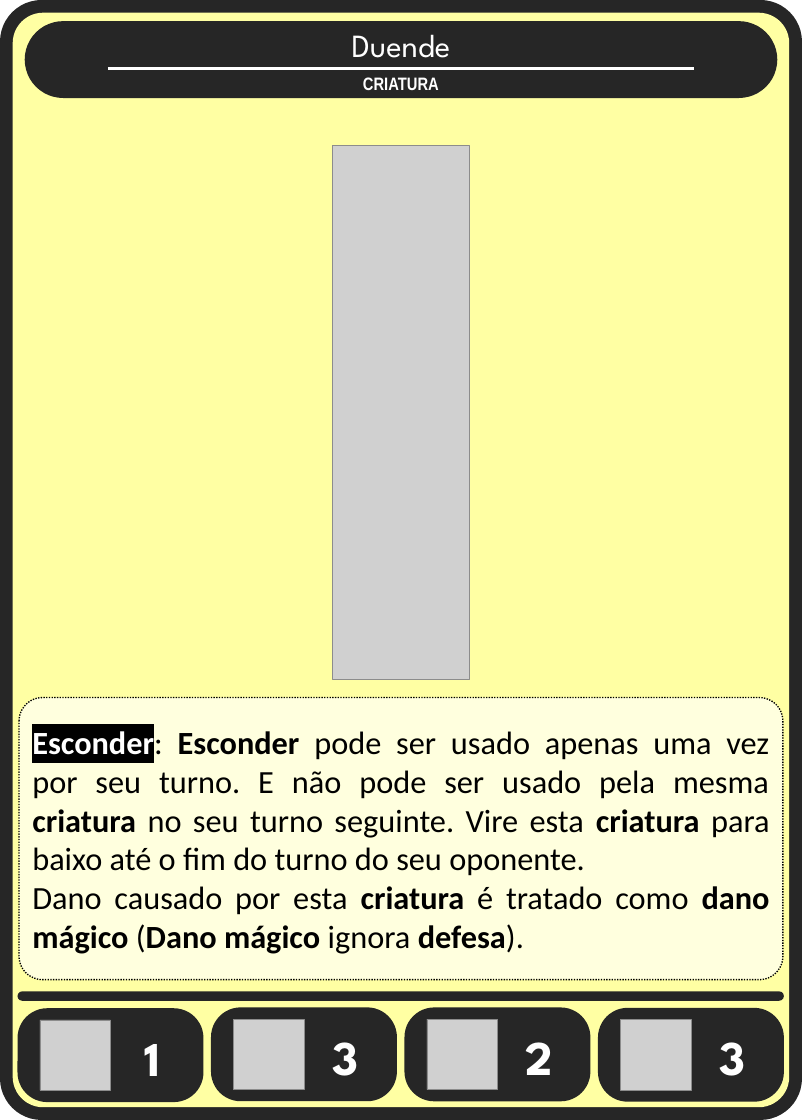
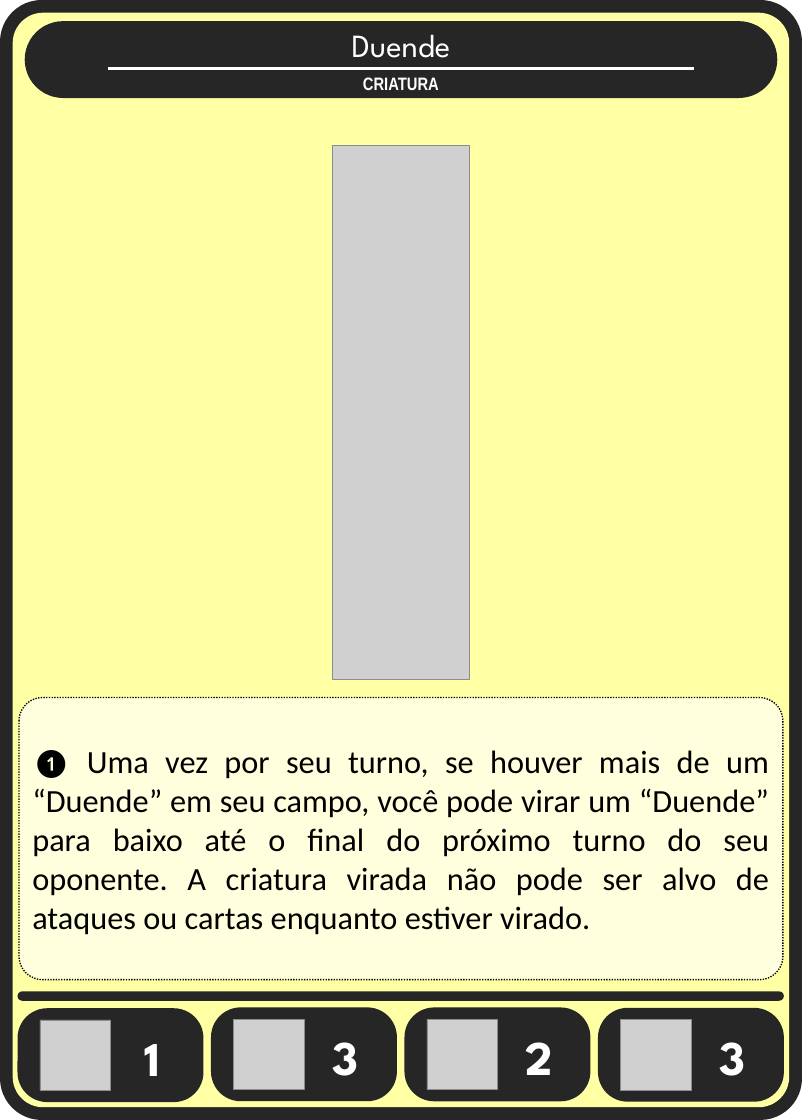
Before and after one commit to Aleyxom/Minimalist-Card-Game, a slide deck: slide 3 of slides tipos cartas/criaturas.pptx. Drawn at 802x1120 pixels with LibreOffice and Linux fonts; fonts in the diff are those of the drawing; grey boxes stand for pictures. Boxes give left, top, right and bottom in pixels: in the first picture for what was removed or moved away, otherwise in the second. Text is boxed around its words. In the diff, an @@ line names an element or a change of style, - is before the commit and + after.

Commit message:
criando mais alguns equips e tabela de cartas

```diff
--- a/slides tipos cartas/criaturas.pptx
+++ b/slides tipos cartas/criaturas.pptx
@@ text in rounded rectangle at [32, 750, 769, 935]: text changed @@
-Esconder: Esconder pode ser usado apenas uma vez por seu turno. E não pode ser usado pela mesma criatura no seu turno seguinte. Vire esta criatura para baixo até o fim do turno do seu oponente.
-Dano causado por esta criatura é tratado como dano mágico (Dano mágico ignora defesa).
+❶ Uma vez por seu turno, se houver mais de um “Duende” em seu campo, você pode virar um “Duende” para baixo até o final do próximo turno do seu oponente. A criatura virada não pode ser alvo de ataques ou cartas enquanto estiver virado.
```
Also in this commit, not shown: 2 other slides changed, 7 other files.
